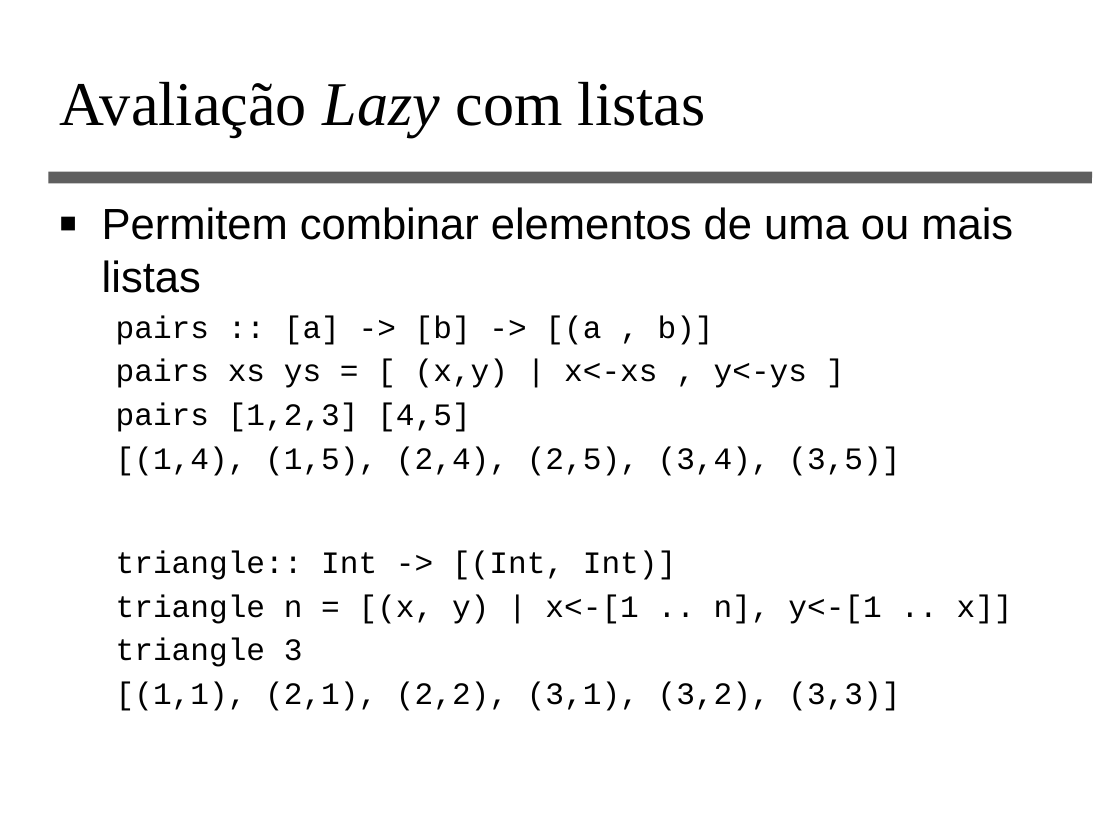
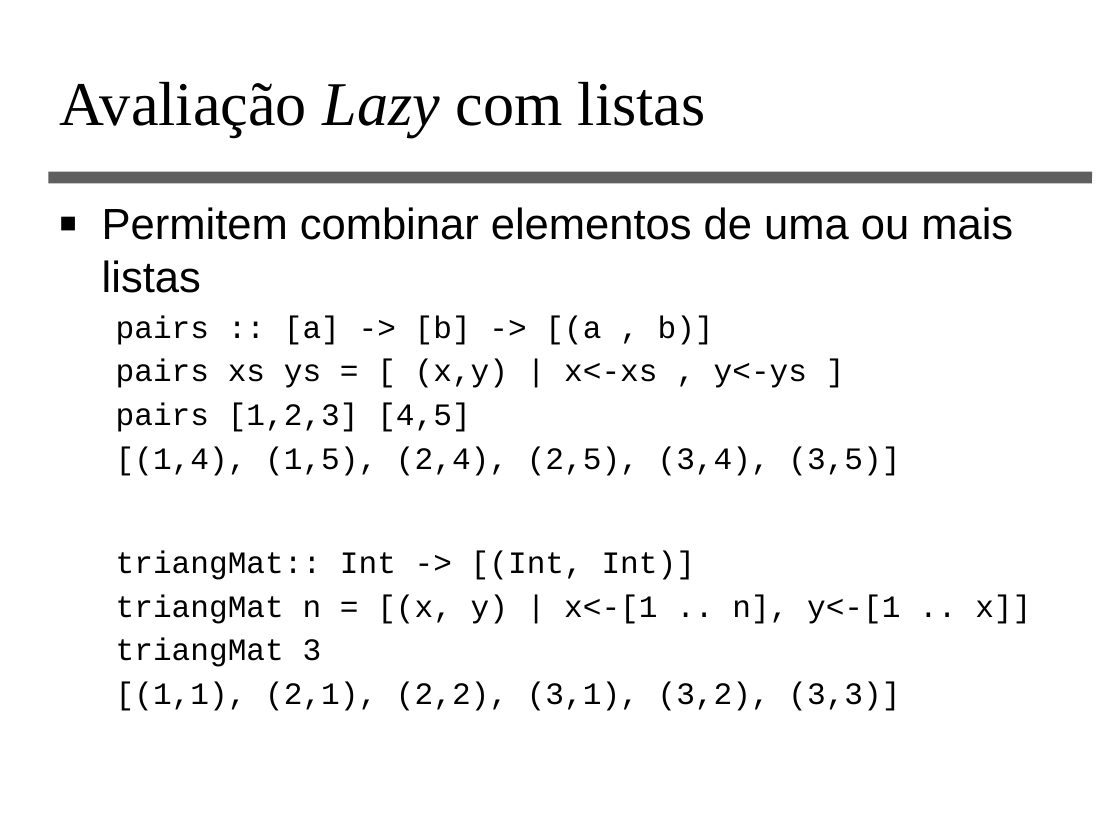
Before and after one commit to hugodepaula/linguagens-de-programacao, a slide deck: slide 53 of slides/clp-aula-16-funcional-haskell/programacao funcional_haskell.pptx. Drawn at 1120x840 pixels with LibreOffice and Linux fonts; fonts in the diff are those of the drawing. Boxes give left, top, right and bottom in pixels: in the first picture for what was removed or moved away, otherwise in the second. Text is boxed around its words. In the diff, an @@ line names an element or a change of style, - is before the commit and + after.

```diff
--- a/slides/clp-aula-16-funcional-haskell/programacao funcional_haskell.pptx
+++ b/slides/clp-aula-16-funcional-haskell/programacao funcional_haskell.pptx
@@ text at (x1=116, y1=551, x2=1031, y2=667): text changed @@
-  triangle:: Int -> [(Int, Int)]
-  triangle n = [(x, y) | x<-[1 .. n], y<-[1 .. x]]
-  triangle 3
+  triangMat:: Int -> [(Int, Int)]
+  triangMat n = [(x, y) | x<-[1 .. n], y<-[1 .. x]]
+  triangMat 3
```
Also in this commit, not shown: 49 other files.
